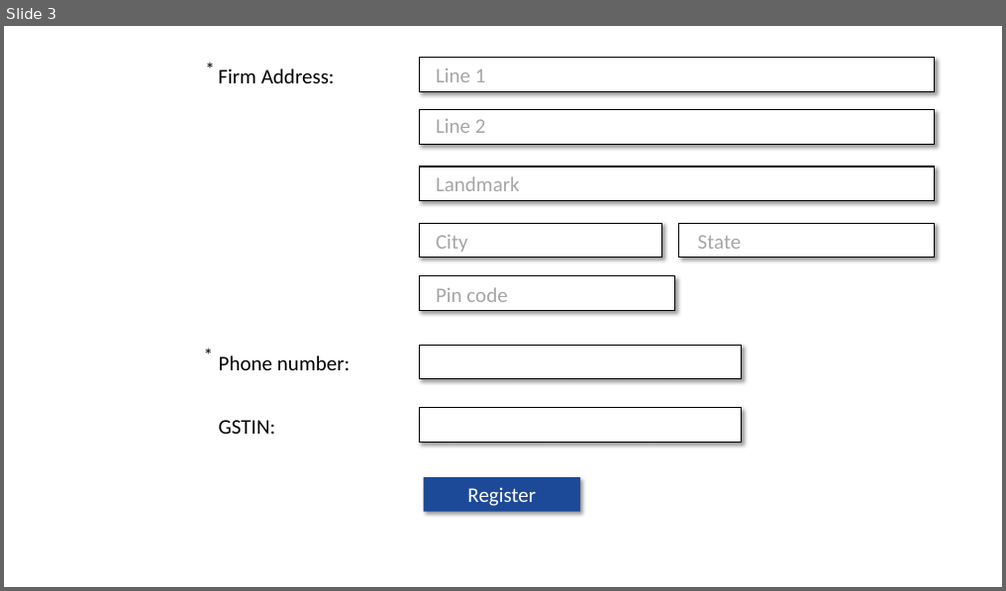
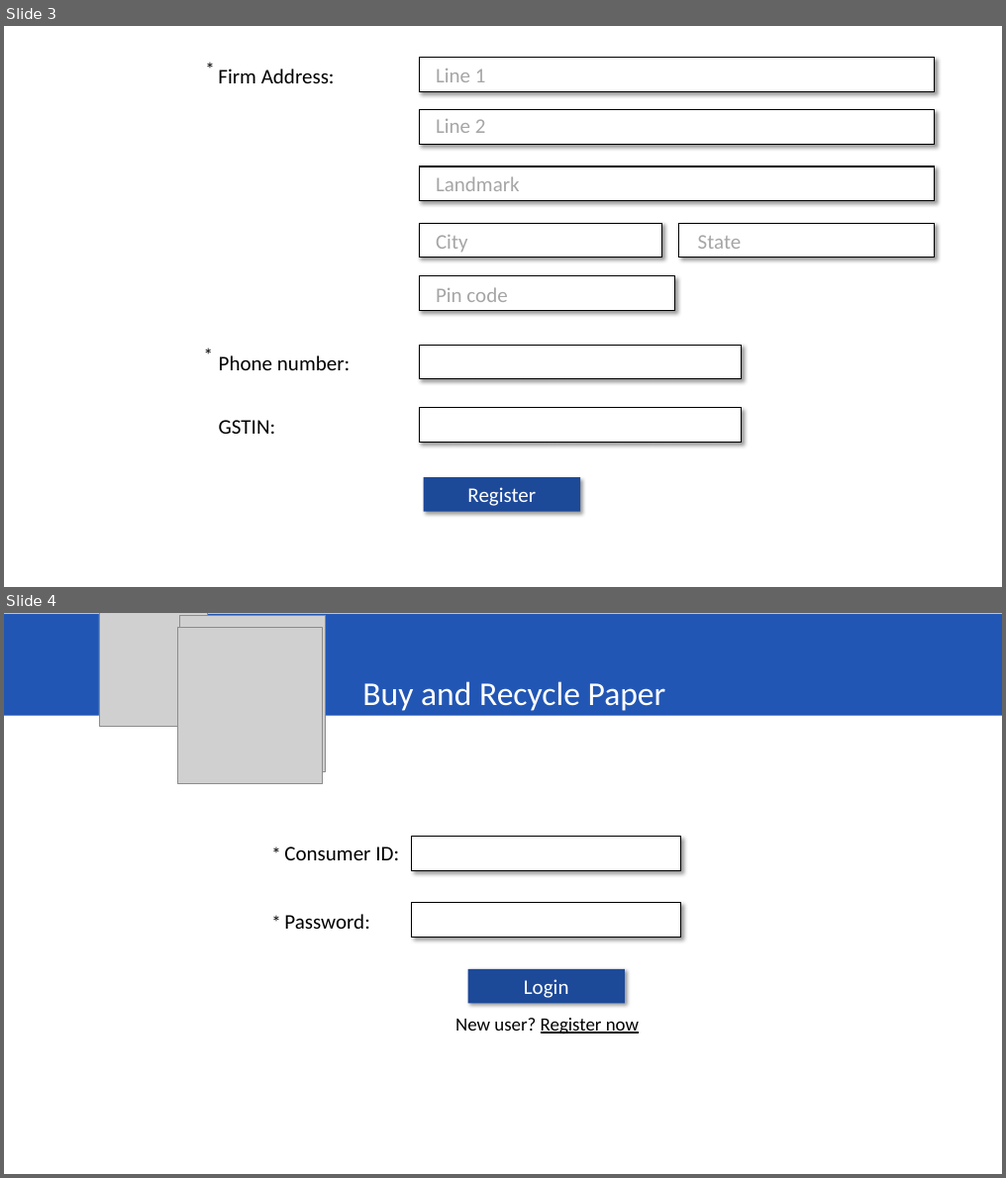
Before and after one commit to Rahul29111993/SATVA, a slide deck: Angular/assets/Satva-BuyPaper.pptx. Shown one above the other, each under a label of ours: slide 3 before the commit, slides 3 and 4 after it. The pictures are 1006x591 and 1006x1178 pixels, drawn with LibreOffice and Linux fonts; fonts in the diff are those of the drawing; grey boxes stand for pictures. Boxes give left, top, right and bottom in pixels: in the first picture for what was removed or moved away, otherwise in the second. Text is boxed around its words. In the diff, an @@ line names an element or a change of style, - is before the commit and + after.

```diff
--- a/Angular/assets/Satva-BuyPaper.pptx
+++ b/Angular/assets/Satva-BuyPaper.pptx
@@ slide 4 added at box(4, 613, 1002, 1174), background #FFFFFF @@
@@ group added at box(4, 613, 1002, 783): 3 pictures, 1 rectangle, 1 text @@
+Buy and Recycle Paper
@@ text added at box(264, 839, 314, 869), 18 pt, text #000000 @@
+*
@@ text added at box(284, 847, 399, 861), 20 pt, text #000000 @@
+Consumer ID:
@@ rectangle added at box(411, 837, 681, 871), fill #FFFFFF, outline #000000 1 pt @@
@@ text added at box(264, 907, 314, 937), 18 pt, text #000000 @@
+*
@@ rectangle added at box(411, 903, 681, 937), fill #FFFFFF, outline #000000 1 pt @@
@@ text added at box(284, 914, 370, 929), 20 pt, text #000000 @@
+Password:
@@ rectangle added at box(468, 969, 626, 1004), fill #1D4999, 20 pt, text #FFFFFF @@
+Login
@@ text added at box(455, 1018, 639, 1035), 18 pt, text #000000, underline @@
+New user? Register now
```
Also in this commit, not shown: 9 slides changed, 1 slide removed, 13 other files.
